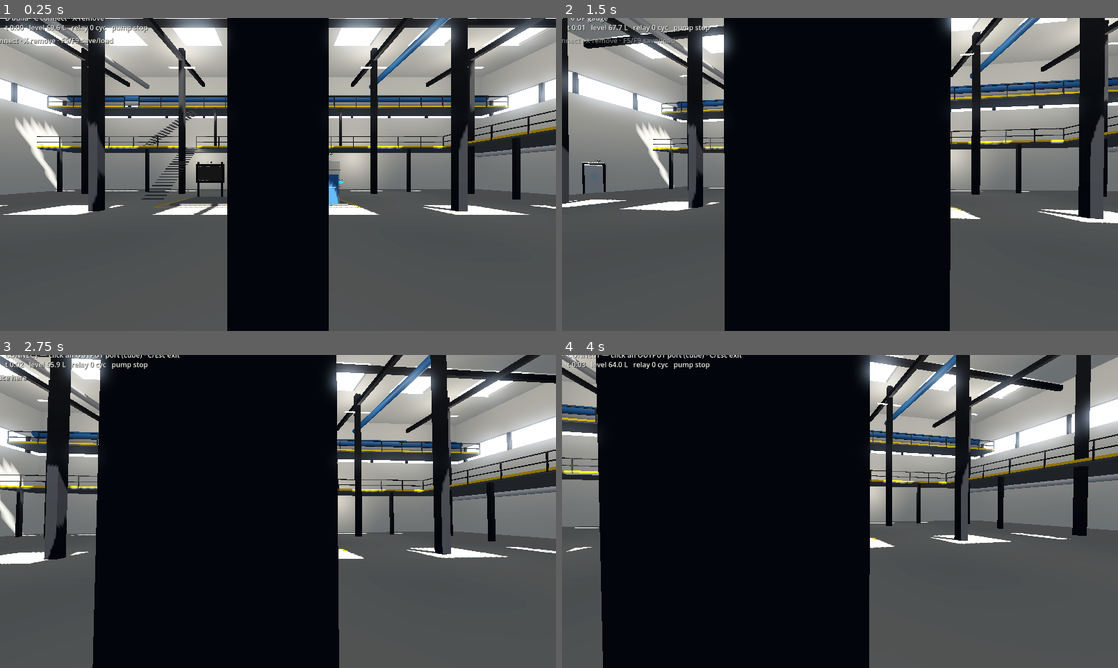
Above: before the commit, frames 1-4 (two rows, left to right).
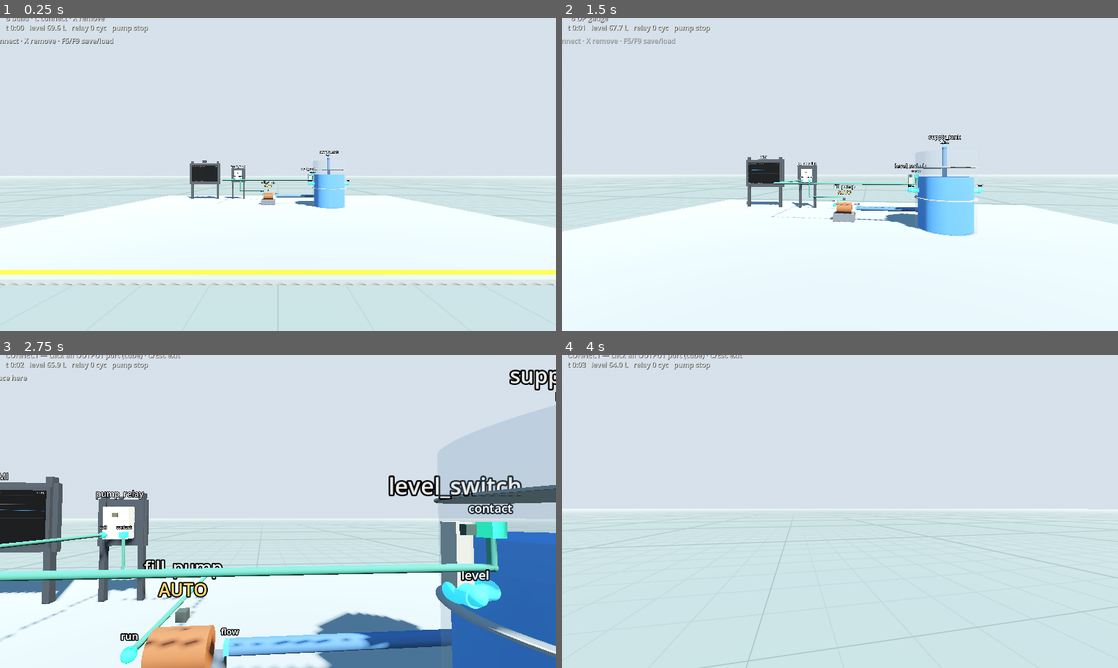
Above: after the commit, the same moments.

Repository: whharris917/flowstate
Game: Godot game, scene res://world/sandbox.tscn
Same seed, same stepped clock (60 frames per second), same inputs: the game is played once before the commit and once after it. Before the commit the project starts from res://world/main.tscn. Sound files missing from this copy of the repository are replaced by a short silence.
Inputs (mouse positions are in pixels of both pictures, inside the frame that each line leads up to):
- Up to frame 1 (0.25 s): no input
- Up to frame 2 (1.5 s): move the mouse to (867, 174) at 0.52 s; press the mouse at (867, 174) at 0.53 s; hold W (move_forward) from 0.53 s (still down); move the mouse to (812, 174) at 1.27 s; release the mouse at (812, 174) at 1.28 s; tap B (build_mode) at 1.35 s
- Up to frame 3 (2.75 s): keep holding W (move_forward); click (250, 511) at 1.55 s; move the mouse to (289, 505) at 2.02 s; hold C (connect_mode) from 2.03 s (still down); click (289, 505) at 2.3 s
- Up to frame 4 (4 s): keep holding W (move_forward); move the mouse to (834, 517) at 2.77 s; release C (connect_mode) at 2.78 s; tap X (delete_item) at 2.85 s; click (834, 517) at 3.05 s; move the mouse to (878, 514) at 3.52 s; hold E (interact) from 3.53 s (still down); click (878, 514) at 3.8 s

The runs differ from the first frame. In frame 1, 98% of the frame differs, in the area x 0-100%, y 0-100%; in frame 2, 99%; in frame 3, 98%; in frame 4, 100%.

Commit message:
Park the hall; make an infinite outdoor sandbox the default world
Shared bootstrap (WorldBase) carries player, plant, HUD, build
controller, audio, and save/load. The manufacturing hall moves to
world/hall.tscn, fully working and bootable via Play Current Scene.
The new default scene is world/sandbox.tscn: an infinite walkable
plane (WorldBoundaryShape3D) under a procedural sky, with a
world-space grid shader on a player-following ground quad and the
starter loop on a home pad at the origin. The aseptic annex builds
only in the hall (Plant.build_suite); cascade self-checks skip when
absent; saves are per-world. Headless smoke runs now cover both
scenes.

Co-Authored-By: Claude Fable 5 <noreply@anthropic.com>
Claude-Session: https://claude.ai/code/session_01LEpShB69R5sqJSsHUaRUU2

Diff:
--- a/game/project.godot
+++ b/game/project.godot
@@ -15,7 +15,7 @@
 [application]
 
 config/name="flowstate"
-run/main_scene="res://world/main.tscn"
+run/main_scene="res://world/sandbox.tscn"
 config/features=PackedStringArray("4.7")
 
 [display]
--- /dev/null
+++ b/game/world/ground_grid.gdshader
@@ -0,0 +1,31 @@
+shader_type spatial;
+// World-space ground grid: 1 m minor lines, 8 m major lines, each
+// fading with distance so the infinite plane reads as ground rather
+// than moiré. Drawn in world space so the mesh can follow the player
+// without the pattern swimming.
+
+uniform vec3 base_color : source_color = vec3(0.44, 0.47, 0.44);
+uniform vec3 minor_color : source_color = vec3(0.39, 0.42, 0.39);
+uniform vec3 major_color : source_color = vec3(0.31, 0.35, 0.32);
+
+varying vec3 world_pos;
+
+void vertex() {
+	world_pos = (MODEL_MATRIX * vec4(VERTEX, 1.0)).xyz;
+}
+
+float grid_line(vec2 pos, float spacing) {
+	vec2 g = abs(fract(pos / spacing - 0.5) - 0.5) * spacing / fwidth(pos);
+	return 1.0 - min(min(g.x, g.y), 1.0);
+}
+
+void fragment() {
+	float dist = length(world_pos - CAMERA_POSITION_WORLD);
+	float fade_minor = clamp(1.0 - dist / 45.0, 0.0, 1.0);
+	float fade_major = clamp(1.0 - dist / 160.0, 0.0, 1.0);
+	vec3 color = base_color;
+	color = mix(color, minor_color, grid_line(world_pos.xz, 1.0) * fade_minor);
+	color = mix(color, major_color, grid_line(world_pos.xz, 8.0) * fade_major);
+	ALBEDO = color;
+	ROUGHNESS = 0.95;
+}
--- a/game/world/main.gd
+++ b/game/world/hall.gd
@@ -1,10 +1,9 @@
-extends Node3D
-## Bootstraps the first playable: a very large clean-industrial hall —
-## 44 x 26 m, 12 m to the roof, skylight bands, clerestory glazing,
-## mezzanines on two levels with stairs and railings, color-coded pipe
-## runs — plus ambience (music, hum, room reverb) and the plant.
-## Everything is procedural placeholder geometry; design intent lives
-## in proportion, light, and color.
+extends WorldBase
+## The manufacturing hall — 44 x 26 m, 12 m to the roof, skylight
+## bands, clerestory glazing, mezzanines on two levels with stairs and
+## railings, color-coded pipe runs, and the aseptic annex off the west
+## wall. Parked while the sandbox is the daily driver; open this scene
+## and Play Current Scene to walk it.
 
 const ROOM_W := 44.0   # x
 const ROOM_D := 26.0   # z
@@ -25,56 +24,23 @@
 const COL_PIPE_STEEL := Color(0.70, 0.72, 0.74)
 const COL_PIPE_YELLOW := Color(0.85, 0.70, 0.10)
 
-@onready var player: Player = $Player
-
-var plant: Plant
-var hud: Hud
-var _loop_players: Array[AudioStreamPlayer] = []
-
-
-func _ready() -> void:
+
+func _init() -> void:
+	plant_height = 0.08
+	plant_save_path = "user://save_hall.json"
+	with_suite = true
+	with_hum = true
+	reverb_room_size = 0.85
+	reverb_wet = 0.25
+
+
+func _build_world() -> void:
 	_build_environment()
 	_build_shell()
 	_build_mezzanines()
 	_build_pipes()
 	_build_fixtures()
 	_build_markings()
-	_build_audio()
-	plant = Plant.new()
-	plant.position.y = 0.08
-	add_child(plant)
-	var layer := CanvasLayer.new()
-	add_child(layer)
-	hud = Hud.new()
-	layer.add_child(hud)
-	var builder := BuildController.new()
-	add_child(builder)
-	builder.setup(player, plant, hud)
-	hud.toast("WASD move · E use · B build · C connect · X remove · F5/F9 save/load")
-
-
-func _process(_delta: float) -> void:
-	var view := player.look_view()
-	if view != null and view.has_method("describe"):
-		hud.set_look_text(str(view.call("describe")))
-	else:
-		hud.set_look_text("")
-	hud.set_readout_text("t %s   level %.1f L   relay %d cyc   pump %s" % [
-		_fmt_time(plant.sim.time), plant.tank.level_l, plant.relay.cycles,
-		"RUN" if plant.pump.running else "stop"])
-
-
-func _unhandled_input(event: InputEvent) -> void:
-	if event.is_action_pressed("quicksave"):
-		hud.toast("saved" if plant.save_game() else "save FAILED")
-	elif event.is_action_pressed("quickload"):
-		hud.toast("loaded" if plant.load_game() else "no save found")
-
-
-func _fmt_time(seconds: float) -> String:
-	var total := int(seconds)
-	@warning_ignore("integer_division")
-	return "%d:%02d" % [total / 60, total % 60]
 
 
 func _build_environment() -> void:
@@ -343,43 +309,6 @@
 		.cast_shadow = GeometryInstance3D.SHADOW_CASTING_SETTING_OFF
 
 
-func _build_audio() -> void:
-	var bus := AudioServer.bus_count
-	AudioServer.add_bus(bus)
-	AudioServer.set_bus_name(bus, "Room")
-	AudioServer.set_bus_send(bus, "Master")
-	var reverb := AudioEffectReverb.new()
-	reverb.room_size = 0.85
-	reverb.wet = 0.25
-	reverb.damping = 0.55
-	AudioServer.add_bus_effect(bus, reverb)
-
-	_looping_player("res://audio/music_loop.wav", -16.0, "Master")
-	_looping_player("res://audio/hum_loop.wav", -18.0, "Room")
-
-
-func _looping_player(path: String, volume_db: float, bus: String) -> void:
-	var stream := load(path) as AudioStreamWAV
-	stream.loop_mode = AudioStreamWAV.LOOP_FORWARD
-	stream.loop_begin = 0
-	stream.loop_end = int(stream.get_length() * stream.mix_rate)
-	var audio_player := AudioStreamPlayer.new()
-	audio_player.stream = stream
-	audio_player.volume_db = volume_db
-	audio_player.bus = bus
-	# Playing streams leak their playback objects in a teardown race at
-	# process exit; harmless in real play but noise in headless smoke
-	# runs, so only start them when a real audio driver exists.
-	audio_player.autoplay = DisplayServer.get_name() != "headless"
-	add_child(audio_player)
-	_loop_players.append(audio_player)
-
-
-func _exit_tree() -> void:
-	for audio_player in _loop_players:
-		audio_player.stop()
-
-
 func _glass(size: Vector3, pos: Vector3) -> void:
 	var mat := ViewUtil.flat(COL_GLASS)
 	mat.transparency = BaseMaterial3D.TRANSPARENCY_ALPHA
@@ -387,20 +316,3 @@
 	mat.roughness = 0.05
 	var pane := ViewUtil.box(self, size, pos, mat)
 	pane.cast_shadow = GeometryInstance3D.SHADOW_CASTING_SETTING_OFF
-
-
-func _static_box(size: Vector3, pos: Vector3, color: Color) -> void:
-	var body := StaticBody3D.new()
-	body.position = pos
-	var shape := CollisionShape3D.new()
-	var box := BoxShape3D.new()
-	box.size = size
-	shape.shape = box
-	body.add_child(shape)
-	var mesh := MeshInstance3D.new()
-	var box_mesh := BoxMesh.new()
-	box_mesh.size = size
-	mesh.mesh = box_mesh
-	mesh.material_override = ViewUtil.flat(color)
-	body.add_child(mesh)
-	add_child(body)
--- a/game/world/main.tscn
+++ b/game/world/hall.tscn
@@ -1,9 +1,9 @@
 [gd_scene load_steps=3 format=3]
 
-[ext_resource type="Script" path="res://world/main.gd" id="1"]
+[ext_resource type="Script" path="res://world/hall.gd" id="1"]
 [ext_resource type="PackedScene" path="res://player/player.tscn" id="2"]
 
-[node name="Main" type="Node3D"]
+[node name="Hall" type="Node3D"]
 script = ExtResource("1")
 
 [node name="Player" parent="." instance=ExtResource("2")]
--- a/game/world/plant.gd
+++ b/game/world/plant.gd
@@ -9,6 +9,7 @@
 const SAVE_VERSION := 3
 
 var save_path: String = "user://save.json"
+var build_suite: bool = true   # the hall builds the aseptic annex; the sandbox doesn't
 
 var sim: Simulation
 var historian: SimHistorian
@@ -57,26 +58,28 @@
 	var pump2 := place_new("pump", _world(Vector3(6.0, 0.0, -1.0)), 0.0)
 	if pump2 == null or not remove_equipment(pump2.comp_name):
 		problems.append("place/remove pump failed")
-	# Let the air cascade settle, then verify ordering and the DP gauge.
-	for _i in 2400:
-		sim.tick()
+	# Air-cascade checks only where the aseptic suite exists (the hall).
 	var cascade := sim.get_component("suite_hvac") as SimAirCascade
-	var p: Dictionary = cascade.pressures
-	if not (0.0 < float(p["al1"]) and float(p["al1"]) < float(p["gown"])
-			and float(p["gown"]) < float(p["al2"]) and float(p["al2"]) < float(p["core"])
-			and float(p["core"]) < float(p["iso"])):
-		problems.append("cascade ordering wrong: %s" % str(p))
-	var pdi := sim.get_component("pdi_iso") as SimGauge
-	if absf(pdi.reading - (float(p["iso"]) - float(p["core"]))) > 0.5:
-		problems.append("dp gauge disagrees with cascade")
-	cascade.set_door("gown_al2", true)
-	cascade.set_door("al2_core", true)
-	for _i in 600:
-		sim.tick()
-	if float(cascade.pressures["core"]) - float(cascade.pressures["gown"]) > 5.0:
-		problems.append("open airlock failed to collapse the step")
-	cascade.set_door("gown_al2", false)
-	cascade.set_door("al2_core", false)
+	if cascade != null:
+		# Let the cascade settle, then verify ordering and the DP gauge.
+		for _i in 2400:
+			sim.tick()
+		var p: Dictionary = cascade.pressures
+		if not (0.0 < float(p["al1"]) and float(p["al1"]) < float(p["gown"])
+				and float(p["gown"]) < float(p["al2"]) and float(p["al2"]) < float(p["core"])
+				and float(p["core"]) < float(p["iso"])):
+			problems.append("cascade ordering wrong: %s" % str(p))
+		var pdi := sim.get_component("pdi_iso") as SimGauge
+		if absf(pdi.reading - (float(p["iso"]) - float(p["core"]))) > 0.5:
+			problems.append("dp gauge disagrees with cascade")
+		cascade.set_door("gown_al2", true)
+		cascade.set_door("al2_core", true)
+		for _i in 600:
+			sim.tick()
+		if float(cascade.pressures["core"]) - float(cascade.pressures["gown"]) > 5.0:
+			problems.append("open airlock failed to collapse the step")
+		cascade.set_door("gown_al2", false)
+		cascade.set_door("al2_core", false)
 	if remove_equipment("supply_tank"):
 		problems.append("protected equipment was removable")
 	var real_path := save_path
@@ -244,7 +247,8 @@
 	connect_equipment("level_switch", "contact", "pump_relay", "coil")
 	connect_equipment("pump_relay", "contact", "fill_pump", "run")
 	connect_equipment("fill_pump", "flow", "supply_tank", "in_flow")
-	_build_aseptic_suite()
+	if build_suite:
+		_build_aseptic_suite()
 
 
 func _build_aseptic_suite() -> void:
--- /dev/null
+++ b/game/world/sandbox.gd
@@ -0,0 +1,91 @@
+extends WorldBase
+## Development sandbox: an infinite outdoor plane under an open sky.
+## Collision is a true infinite plane (WorldBoundaryShape3D); the
+## visible ground is one big quad that quietly follows the player, with
+## a world-space grid shader so movement and placement scale read even
+## with no walls anywhere. The starter loop sits on a pad at the origin.
+
+const GROUND_SIZE := 600.0
+const PAD_SIZE := Vector3(16.0, 0.16, 12.0)
+
+const COL_PAD := Color(0.55, 0.55, 0.53)
+const COL_SAFETY := Color(0.95, 0.78, 0.05)
+
+var _ground: MeshInstance3D
+
+
+func _init() -> void:
+	plant_height = 0.08
+	plant_save_path = "user://save_sandbox.json"
+	with_suite = false     # the aseptic annex lives in the hall
+	with_hum = false       # outdoors: no machine-room hum
+	reverb_room_size = 0.3
+	reverb_wet = 0.05
+
+
+func _build_world() -> void:
+	_build_environment()
+
+	# Infinite walkable plane.
+	var body := StaticBody3D.new()
+	var shape := CollisionShape3D.new()
+	shape.shape = WorldBoundaryShape3D.new()
+	body.add_child(shape)
+	add_child(body)
+
+	# The visible ground: follows the player in _process, grid drawn in
+	# world space by the shader so nothing swims when it moves.
+	var mesh := PlaneMesh.new()
+	mesh.size = Vector2(GROUND_SIZE, GROUND_SIZE)
+	_ground = MeshInstance3D.new()
+	_ground.mesh = mesh
+	var mat := ShaderMaterial.new()
+	mat.shader = load("res://world/ground_grid.gdshader")
+	_ground.material_override = mat
+	add_child(_ground)
+
+	# Home pad under the starter loop, with a safety stripe at its edge.
+	_static_box(PAD_SIZE, Vector3(0, 0, -1.0), COL_PAD)
+	var stripe := ViewUtil.box(self, Vector3(PAD_SIZE.x, 0.012, 0.12),
+		Vector3(0, 0.09, -1.0 + PAD_SIZE.z / 2.0 - 0.2), ViewUtil.flat(COL_SAFETY))
+	stripe.cast_shadow = GeometryInstance3D.SHADOW_CASTING_SETTING_OFF
+
+
+func _build_environment() -> void:
+	var sky_mat := ProceduralSkyMaterial.new()
+	sky_mat.sky_top_color = Color(0.30, 0.48, 0.72)
+	sky_mat.sky_horizon_color = Color(0.72, 0.78, 0.84)
+	sky_mat.ground_bottom_color = Color(0.24, 0.27, 0.25)
+	sky_mat.ground_horizon_color = Color(0.62, 0.67, 0.68)
+	var sky := Sky.new()
+	sky.sky_material = sky_mat
+
+	var env := Environment.new()
+	env.background_mode = Environment.BG_SKY
+	env.sky = sky
+	env.ambient_light_source = Environment.AMBIENT_SOURCE_SKY
+	env.ambient_light_energy = 0.8
+	env.tonemap_mode = Environment.TONE_MAPPER_FILMIC
+	env.glow_enabled = true
+	env.glow_intensity = 0.25
+	# A whisper of distance fog gives the infinite plane a horizon.
+	env.fog_enabled = true
+	env.fog_light_color = Color(0.72, 0.78, 0.84)
+	env.fog_density = 0.0012
+	var world_env := WorldEnvironment.new()
+	world_env.environment = env
+	add_child(world_env)
+
+	var sun := DirectionalLight3D.new()
+	sun.rotation_degrees = Vector3(-48, 32, 0)
+	sun.light_energy = 1.5
+	sun.light_color = Color(1.0, 0.97, 0.90)
+	sun.shadow_enabled = true
+	sun.directional_shadow_max_distance = 120.0
+	add_child(sun)
+
+
+func _process(delta: float) -> void:
+	super._process(delta)
+	_ground.position = Vector3(snappedf(player.global_position.x, 2.0), 0.0,
+		snappedf(player.global_position.z, 2.0))
--- /dev/null
+++ b/game/world/sandbox.tscn
@@ -0,0 +1,10 @@
+[gd_scene load_steps=3 format=3]
+
+[ext_resource type="Script" path="res://world/sandbox.gd" id="1"]
+[ext_resource type="PackedScene" path="res://player/player.tscn" id="2"]
+
+[node name="Sandbox" type="Node3D"]
+script = ExtResource("1")
+
+[node name="Player" parent="." instance=ExtResource("2")]
+transform = Transform3D(1, 0, 0, 0, 1, 0, 0, 0, 1, 0, 0.35, 8)
--- /dev/null
+++ b/game/world/world_base.gd
@@ -0,0 +1,122 @@
+class_name WorldBase
+extends Node3D
+## Shared bootstrap for every playable world: player, plant, HUD, build
+## controller, audio buses, quicksave/quickload. Subclasses build their
+## environment in _build_world() and tune the knobs below in _init().
+
+@onready var player: Player = $Player
+
+var plant: Plant
+var hud: Hud
+
+# Knobs a world sets in _init(), before _ready runs.
+var plant_height := 0.0
+var plant_save_path := "user://save.json"
+var with_suite := true            # build the aseptic annex + air cascade
+var with_hum := true              # machine-room ambience loop
+var reverb_room_size := 0.85
+var reverb_wet := 0.25
+
+var _loop_players: Array[AudioStreamPlayer] = []
+
+
+func _ready() -> void:
+	_build_world()
+	_build_audio()
+	plant = Plant.new()
+	plant.position.y = plant_height
+	plant.save_path = plant_save_path
+	plant.build_suite = with_suite
+	add_child(plant)
+	var layer := CanvasLayer.new()
+	add_child(layer)
+	hud = Hud.new()
+	layer.add_child(hud)
+	var builder := BuildController.new()
+	add_child(builder)
+	builder.setup(player, plant, hud)
+	hud.toast("WASD move · E use · B build · C connect · X remove · F5/F9 save/load")
+
+
+## Environment, geometry, lighting. Override in each world.
+func _build_world() -> void:
+	pass
+
+
+func _process(_delta: float) -> void:
+	var view := player.look_view()
+	if view != null and view.has_method("describe"):
+		hud.set_look_text(str(view.call("describe")))
+	else:
+		hud.set_look_text("")
+	hud.set_readout_text("t %s   level %.1f L   relay %d cyc   pump %s" % [
+		_fmt_time(plant.sim.time), plant.tank.level_l, plant.relay.cycles,
+		"RUN" if plant.pump.running else "stop"])
+
+
+func _unhandled_input(event: InputEvent) -> void:
+	if event.is_action_pressed("quicksave"):
+		hud.toast("saved" if plant.save_game() else "save FAILED")
+	elif event.is_action_pressed("quickload"):
+		hud.toast("loaded" if plant.load_game() else "no save found")
+
+
+func _fmt_time(seconds: float) -> String:
+	var total := int(seconds)
+	@warning_ignore("integer_division")
+	return "%d:%02d" % [total / 60, total % 60]
+
+
+func _build_audio() -> void:
+	var bus := AudioServer.bus_count
+	AudioServer.add_bus(bus)
+	AudioServer.set_bus_name(bus, "Room")
+	AudioServer.set_bus_send(bus, "Master")
+	var reverb := AudioEffectReverb.new()
+	reverb.room_size = reverb_room_size
+	reverb.wet = reverb_wet
+	reverb.damping = 0.55
+	AudioServer.add_bus_effect(bus, reverb)
+
+	_looping_player("res://audio/music_loop.wav", -16.0, "Master")
+	if with_hum:
+		_looping_player("res://audio/hum_loop.wav", -18.0, "Room")
+
+
+func _looping_player(path: String, volume_db: float, bus: String) -> void:
+	var stream := load(path) as AudioStreamWAV
+	stream.loop_mode = AudioStreamWAV.LOOP_FORWARD
+	stream.loop_begin = 0
+	stream.loop_end = int(stream.get_length() * stream.mix_rate)
+	var audio_player := AudioStreamPlayer.new()
+	audio_player.stream = stream
+	audio_player.volume_db = volume_db
+	audio_player.bus = bus
+	# Playing streams leak their playback objects in a teardown race at
+	# process exit; harmless in real play but noise in headless smoke
+	# runs, so only start them when a real audio driver exists.
+	audio_player.autoplay = DisplayServer.get_name() != "headless"
+	add_child(audio_player)
+	_loop_players.append(audio_player)
+
+
+func _exit_tree() -> void:
+	for audio_player in _loop_players:
+		audio_player.stop()
+
+
+func _static_box(size: Vector3, pos: Vector3, color: Color) -> void:
+	var body := StaticBody3D.new()
+	body.position = pos
+	var shape := CollisionShape3D.new()
+	var box := BoxShape3D.new()
+	box.size = size
+	shape.shape = box
+	body.add_child(shape)
+	var mesh := MeshInstance3D.new()
+	var box_mesh := BoxMesh.new()
+	box_mesh.size = size
+	mesh.mesh = box_mesh
+	mesh.material_override = ViewUtil.flat(color)
+	body.add_child(mesh)
+	add_child(body)
Not shown, added: game/world/ground_grid.gdshader.uid
Not shown, added: game/world/hall.gd.uid
Not shown, added: game/world/sandbox.gd.uid
Not shown, added: game/world/world_base.gd.uid
Not shown, changed: CLAUDE.md
